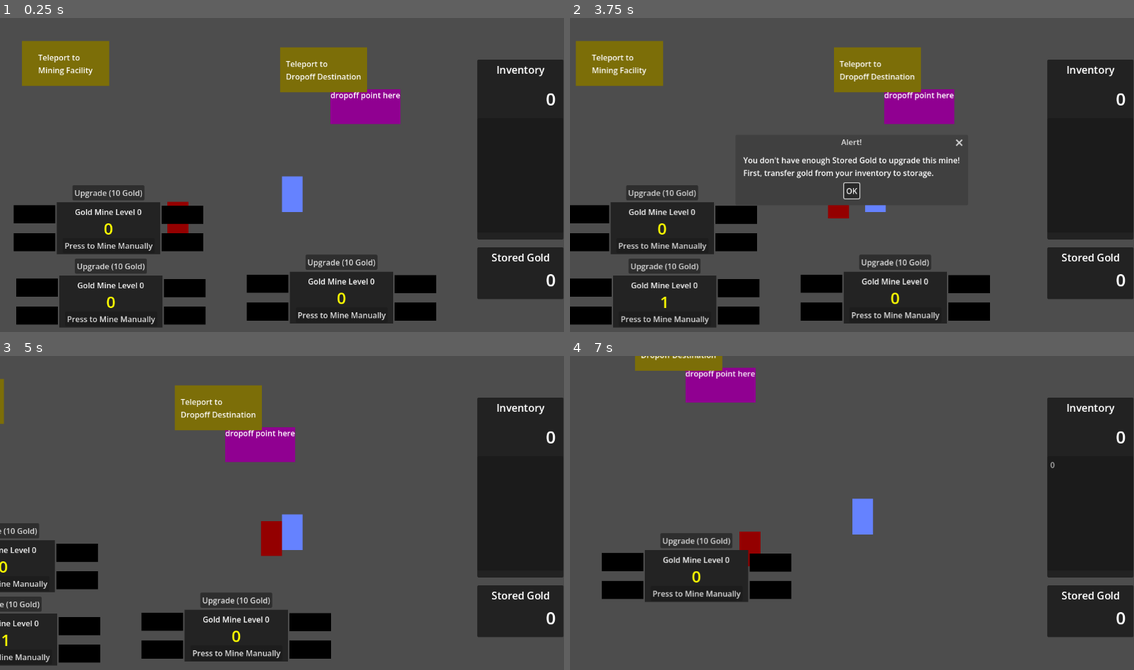
Above: before the commit, frames 1-4 (two rows, left to right).
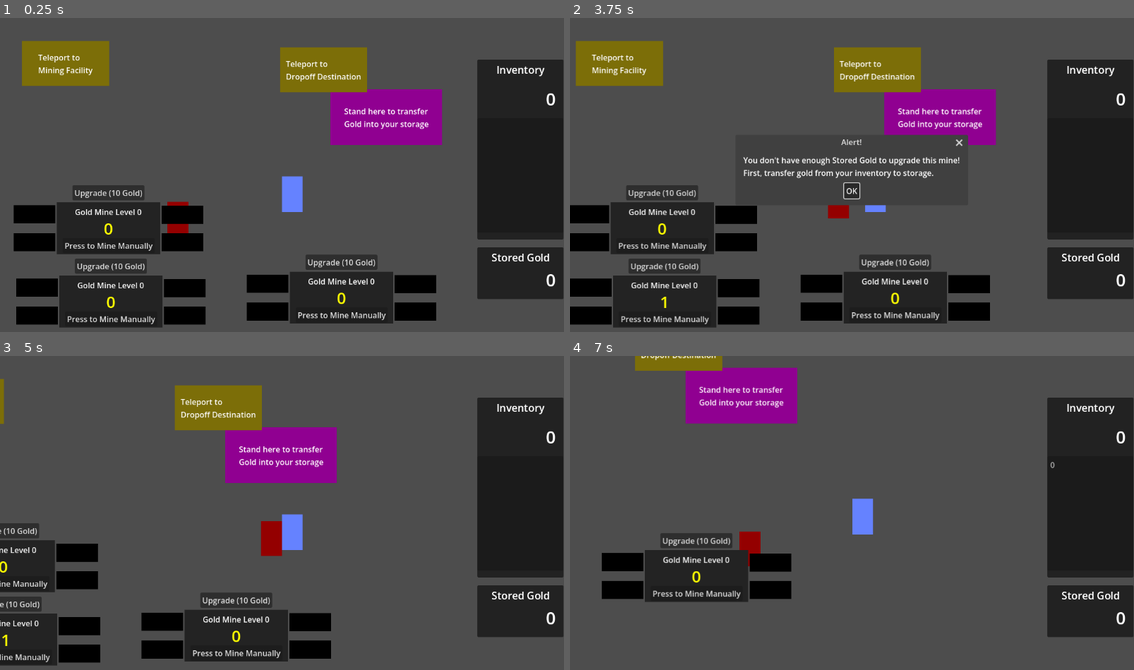
Above: after the commit, the same moments.

Repository: matrndev/gold-game
Game: Godot game, scene res://scenes/dropoff_maze.tscn
The game is run twice, just before and just after one commit, with the same random seed, the same clock (stepped at 60 frames per second) and the same inputs. This scene is started directly instead of the project's main scene.
Inputs (mouse positions are in pixels of both pictures, inside the frame that each line leads up to):
- Up to frame 1 (0.25 s): no input
- Up to frame 2 (3.75 s): click (767, 215) at 0.5 s; click "Press to Mine Manually" at 1.25 s; click "Upgrade (10 Gold)" at 2 s; click "OK" at 2.75 s; tap Enter at 3.5 s; hold D (move_right) from 3.53 s (still down)
- Up to frame 3 (5 s): release D (move_right) at 4.25 s; click "OK" at 4.25 s
- Up to frame 4 (7 s): hold S (move_down) 5.03-5.78 s; hold D (move_right) 5.78-6.53 s; hold W (move_up) from 6.53 s (still down)

The runs differ from the first frame. In frame 1, 2.4% of the frame differs, in the area x 58-79%, y 22-41%; in frame 2, 2.0%; in frame 3, 2.4%; in frame 4, 2.5%, in the area x 20-41%, y 3-22%.

Commit message:
drop one by one + adjust drop speed

Diff:
--- a/scenes/dropoff_point.tscn
+++ b/scenes/dropoff_point.tscn
@@ -3,25 +3,40 @@
 [ext_resource type="Script" uid="uid://bjep8ynyob7l4" path="res://scripts/dropoff_point.gd" id="1_vvmqf"]
 
 [sub_resource type="RectangleShape2D" id="RectangleShape2D_xep4y"]
-size = Vector2(143, 71)
+size = Vector2(228, 114)
 
 [node name="DropoffPoint" type="Area2D" unique_id=1478688328]
 script = ExtResource("1_vvmqf")
 
 [node name="ColorRect" type="ColorRect" parent="." unique_id=1356067407]
-offset_right = 143.0
-offset_bottom = 71.0
+offset_right = 228.0
+offset_bottom = 114.0
 color = Color(0.5656475, 0.00023988367, 0.5682774, 1)
 
+[node name="Label" type="Label" parent="ColorRect" unique_id=662183535]
+layout_mode = 1
+anchors_preset = 8
+anchor_left = 0.5
+anchor_top = 0.5
+anchor_right = 0.5
+anchor_bottom = 0.5
+offset_left = -86.5
+offset_top = -24.5
+offset_right = 86.5
+offset_bottom = 24.5
+grow_horizontal = 2
+grow_vertical = 2
+text = "Stand here to transfer
+Gold into your storage"
+
 [node name="CollisionShape2D" type="CollisionShape2D" parent="." unique_id=1980319950]
-position = Vector2(71.5, 35.5)
+position = Vector2(114, 57)
 shape = SubResource("RectangleShape2D_xep4y")
 
-[node name="Label" type="Label" parent="." unique_id=662183535]
-offset_right = 40.0
-offset_bottom = 23.0
-text = "dropoff point here"
+[node name="DropSpeed" type="Timer" parent="." unique_id=78817846]
+wait_time = 0.15
 
 [connection signal="body_entered" from="." to="." method="_on_body_entered"]
 [connection signal="body_exited" from="." to="." method="_on_body_exited"]
 [connection signal="body_shape_entered" from="." to="." method="_on_body_shape_entered"]
+[connection signal="timeout" from="DropSpeed" to="." method="_on_drop_speed_timeout"]
--- a/scripts/dropoff_point.gd
+++ b/scripts/dropoff_point.gd
@@ -3,15 +3,19 @@
 
 
 func _on_body_entered(body: Node2D) -> void:
-	print(body.name)
 	if body.name == "Player":
 		body.modulate = Color(0.001, 0.526, 1.0, 1.0)
-		if StoredStats.gold_inventory > 0:
-			print("dropped ", StoredStats.gold_inventory)
-			StoredStats.stored_gold += StoredStats.gold_inventory
-			StoredStats.gold_inventory = 0
+		$DropSpeed.start()
 
 
 func _on_body_exited(body: Node2D) -> void:
 	if body.name == "Player":
 		body.modulate = Color(1.0, 1.0, 1.0, 1.0)
+		$DropSpeed.stop()
+
+
+func _on_drop_speed_timeout() -> void:
+	if StoredStats.gold_inventory > 0:
+		StoredStats.stored_gold += 1
+		StoredStats.gold_inventory -= 1
+		StoredStats.gold_transactions.append(-1)
